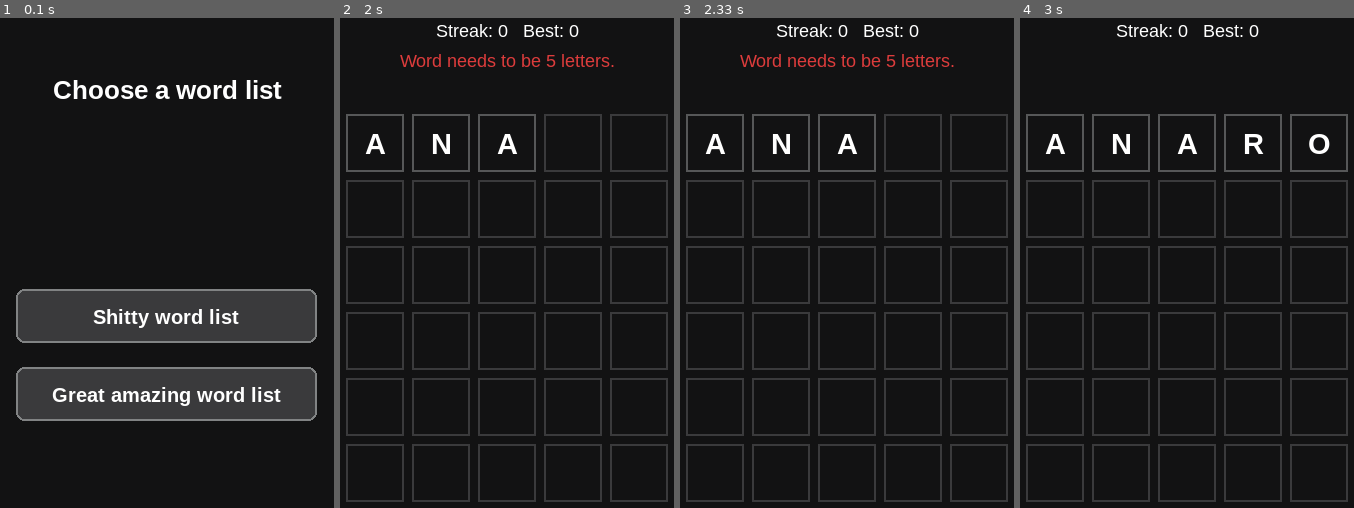
Above: before the commit, frames 1-4 (left to right).
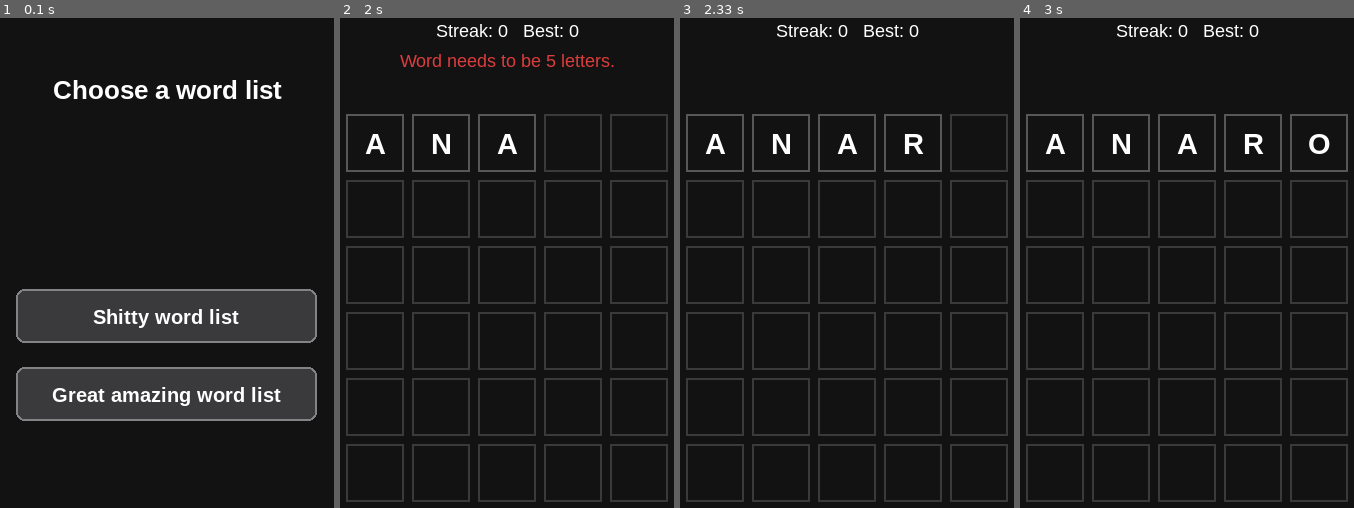
Above: after the commit, the same moments.

Repository: SAMONEWESTER/wordle-codam
Game: pygame game, started from wordle/__main__.py
The game is run twice, just before and just after one commit, with the same random seed, the same clock (stepped at 60 frames per second) and the same inputs.
Inputs (mouse positions are in pixels of both pictures, inside the frame that each line leads up to):
- Up to frame 1 (0.1 s): no input
- Up to frame 2 (2 s): press the mouse at (507, 316) at 0.37 s; move the mouse to (440, 385) at 0.47 s; release the mouse at (376, 454) at 0.6 s; type "ann" at 0.67 s; tap Enter at 1, 1.9 s; hold Backspace 1.22-1.68 s; type "a" at 1.77 s
- Up to frame 3 (2.33 s): type "r" at 2.32 s
- Up to frame 4 (3 s): tap Enter at 2.45 s; type "o" at 2.87 s

Frames 1-2 are identical in both runs. In frame 3, 1.1% of the frame differs, in the area x 17-83%, y 7-32%; in frame 4, nothing differs.

Commit message:
yeahyeahyeah

Diff:
--- a/wordle/__main__.py
+++ b/wordle/__main__.py
@@ -11,6 +11,8 @@
 
 from wordle.game import LOST, PLAYING, WON, GameSession, HighScore, WordList
 from wordle.visuals import Board, Button
+
+FPS_COUNT = 60
 
 INITIAL_WINDOW_SIZE = (420, 620)
 BACKGROUND_COLOR = (18, 18, 19)
@@ -268,13 +270,6 @@
                 if event.key == pygame.K_ESCAPE:
                     return None
             elif event.type == pygame.VIDEORESIZE:
-                # The window manager has already resized the actual
-                # window by this point. Calling set_mode() again
-                # here recreates the underlying window, which on
-                # Linux fights with the window manager's live-resize
-                # drag and makes the window flicker and snap back to
-                # its old size. Just pick up the surface SDL already
-                # resized for us instead.
                 window_size = (event.w, event.h)
                 screen = pygame.display.get_surface()
                 metrics = build_metrics(window_size)
@@ -391,7 +386,7 @@
             quit_button.draw(screen, fonts.button)
 
         pygame.display.flip()
-        clock.tick(30)
+        clock.tick(FPS_COUNT)
 
     pygame.quit()
     sys.exit()
